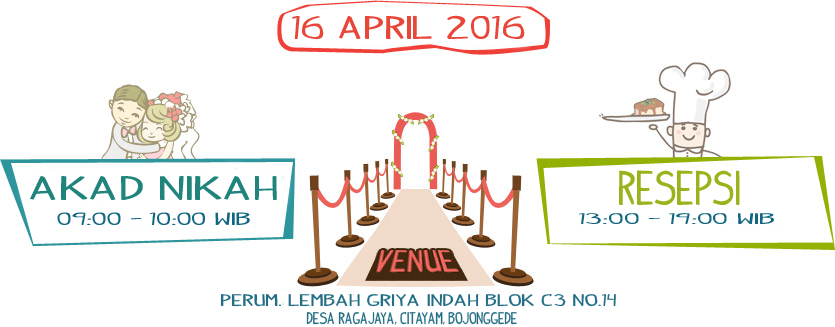
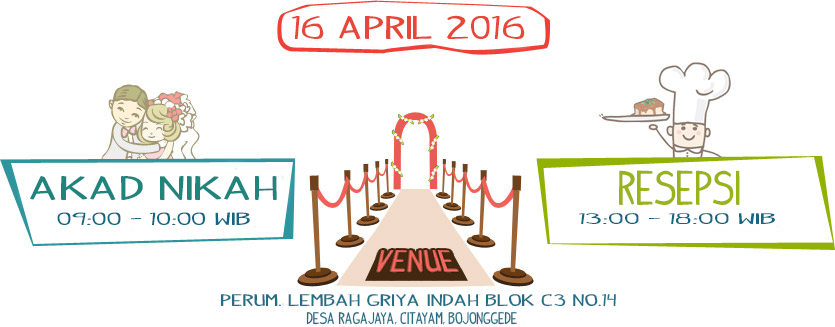
Revision of a layered 835×327 image; what changed, layer by layer:
renamed "13:00 - 19:00 wib" to "13:00 - 18:00 wib", painted on it over [579, 213, 775, 224]
